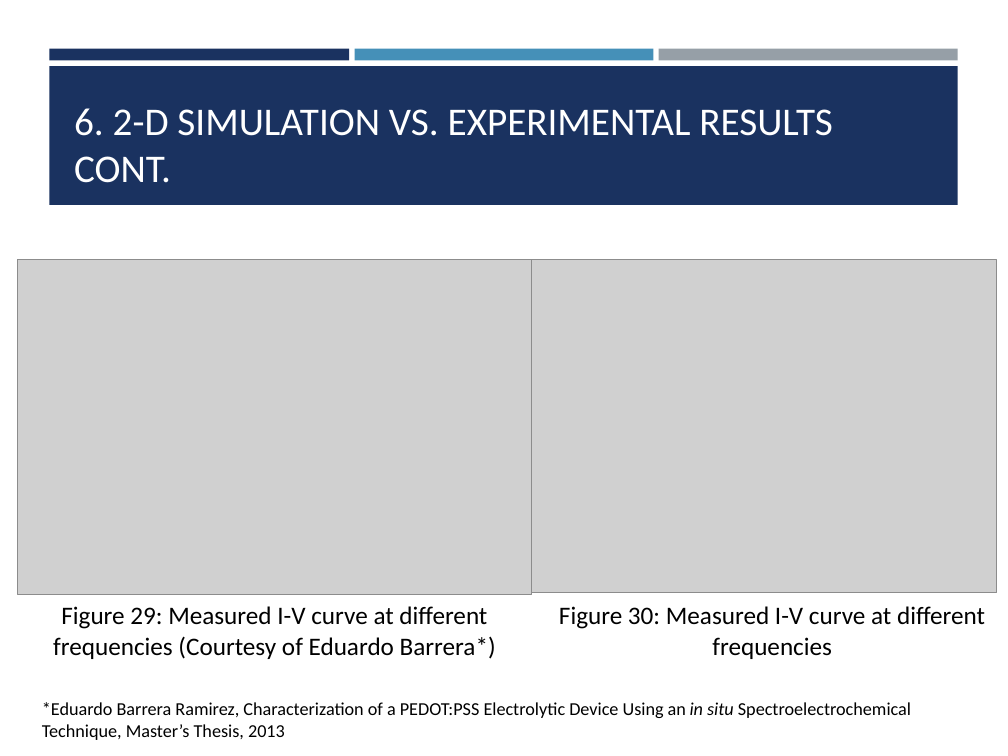
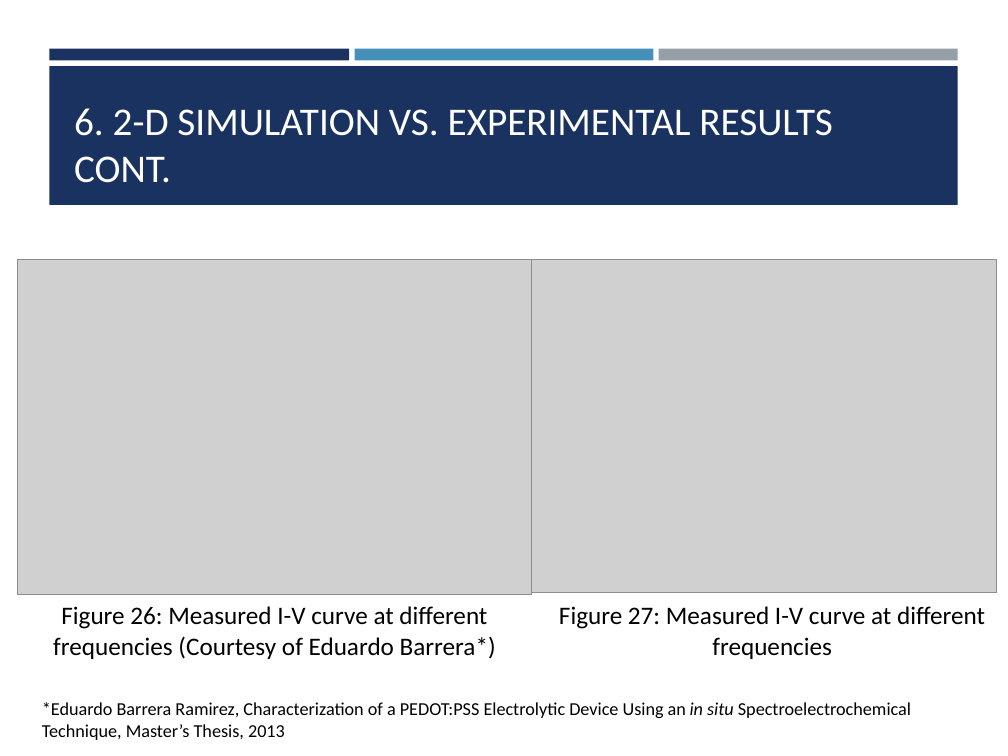
Before and after one commit to cbonfil/ThesisReport, a slide deck: slide 19 of Memristor Thesis/Memristor Presentation.pptx (slide 20 before the commit). Drawn at 1008x756 pixels with LibreOffice and Linux fonts; fonts in the diff are those of the drawing; grey boxes stand for pictures. Boxes give left, top, right and bottom in pixels: in the first picture for what was removed or moved away, otherwise in the second. Text is boxed around its words. In the diff, an @@ line names an element or a change of style, - is before the commit and + after.

```diff
--- a/Memristor Thesis/Memristor Presentation.pptx
+++ b/Memristor Thesis/Memristor Presentation.pptx
@@ text at box(53, 606, 496, 659): text changed @@
-Figure 29: Measured I-V curve at different frequencies (Courtesy of Eduardo Barrera*)
+Figure 26: Measured I-V curve at different frequencies (Courtesy of Eduardo Barrera*)
@@ text at box(559, 606, 985, 659): text changed @@
-Figure 30: Measured I-V curve at different frequencies
+Figure 27: Measured I-V curve at different frequencies
```
Also in this commit, not shown: 14 other slides changed, 1 slide removed.
